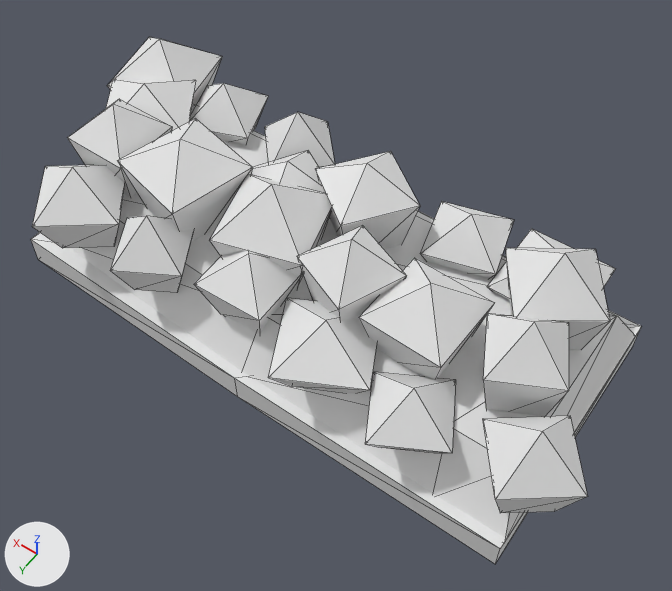
Before and after pictures for a commit that changed the glTF model assets/models/work-row-green.glb.
The view is the same before and after, from a 50 mm lens placed at (-1.24, 1.67, 2.7), pointed at (-0.12, 0.09, 0.22). Lighting does not change. The marker at lower left points along +X, +Y and +Z. The older version comes first. Mesh edges are drawn as thin lines. Vertices at exactly the same position are counted once.

Objects in the first picture: 'work-row-green'.
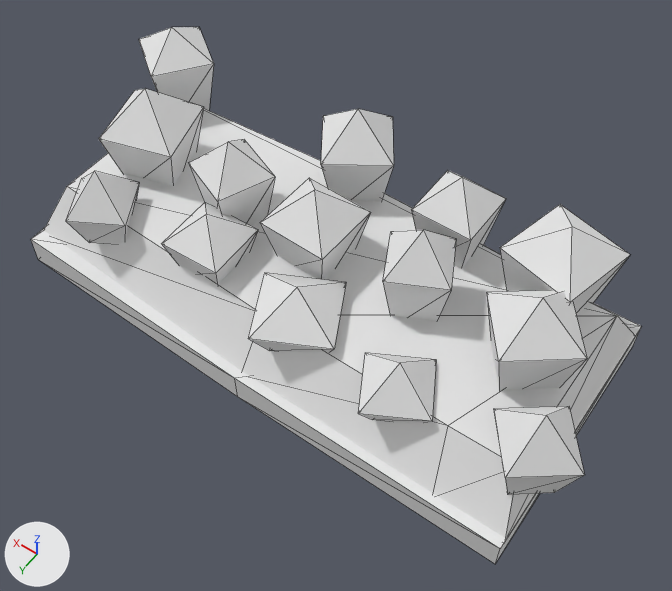
Changed parts and their boxes [x1, y1, x2, y2] in the pictures (672 x 591 px; the box of a moved part takes in the faces that stretch with it):
'work-row-green', reshaped: before [31, 37, 641, 564]; after [31, 27, 641, 564]
part 1 of me_work_row_green, moved or reshaped: before [483, 416, 588, 513]; after [494, 406, 585, 494]
part 2 of me_work_row_green, moved or reshaped: before [365, 372, 456, 453]; after [358, 353, 436, 423]
part 3 of me_work_row_green, moved or reshaped: before [268, 298, 377, 394]; after [248, 273, 346, 352]
part 4 of me_work_row_green, moved or reshaped: before [194, 250, 303, 334]; after [162, 202, 258, 285]
part 5 of me_work_row_green, moved or reshaped: before [110, 216, 194, 293]; after [66, 171, 139, 245]
part 6 of me_work_row_green, moved or reshaped: before [297, 225, 407, 321]; after [487, 290, 587, 390]
part 7 of me_work_row_green, moved or reshaped: before [483, 313, 569, 417]; after [383, 230, 456, 321]
part 8 of me_work_row_green, moved or reshaped: before [359, 258, 495, 380]; after [260, 178, 371, 279]
part 9 of me_work_row_green, moved or reshaped: before [315, 151, 420, 249]; after [500, 204, 630, 315]
part 10 of me_work_row_green, rebuilt (27% taller): before [420, 201, 514, 278]; after [411, 170, 506, 268]
part 11 of me_work_row_green, rebuilt (34% narrower, 14% taller): before [107, 37, 222, 110]; after [139, 27, 214, 110]
part 12 of me_work_row_green, rebuilt: before [68, 99, 172, 198]; after [99, 89, 204, 186]
part 13 of me_work_row_green, deleted: before [505, 248, 610, 350]
part 14 of me_work_row_green, deleted: before [487, 229, 615, 299]
part 15 of me_work_row_green, deleted: before [265, 112, 335, 168]
part 16 of me_work_row_green, deleted: before [189, 83, 268, 145]
part 17 of me_work_row_green, deleted: before [32, 165, 124, 248]
part 18 of me_work_row_green, moved or reshaped: before [106, 80, 331, 290]; after [189, 109, 394, 226]

The change, as a list of edits to the scene's bpy script:
```text
Change me_work_row_green:
    used by ob_work_row_green; location = (0.0, 0.0, 0.0)
    remove me_work_row_green.from_pydata(...)  # 215 vertices, 371 faces; spans x -1.15..1.16, y -0.5..0.55, z 0.0..0.64
    add me_work_row_green.from_pydata(...)  # 152 vertices, 259 faces; spans x -1.11..1.07, y -0.5..0.5, z 0.0..0.64
    me_work_row_green part 1: the loose piece of 9 vertices spanning x -1.15..-0.8, y 0.18..0.52, z 0.22..0.55 is scaled about its middle by (0.875, 0.875, 1), then moved by (0.01, -0.05, 0.0)
    me_work_row_green part 2: the loose piece of 9 vertices spanning x -0.77..-0.43, y 0.2..0.54, z 0.22..0.44 is scaled about the mesh origin by (0.875, 0.875, 1)
    me_work_row_green part 3: the loose piece of 9 vertices spanning x -0.46..-0.05, y 0.13..0.54, z 0.22..0.46 is scaled about its middle by (0.875, 0.875, 1), then moved by (0.15, -0.05, 0.0)
    me_work_row_green part 4: the loose piece of 9 vertices spanning x -0.06..0.2, y 0.16..0.43, z 0.22..0.5 is scaled about its middle by (0.875, 0.875, 1), then moved by (0.21, -0.05, 0.0)
    me_work_row_green part 5: the loose piece of 9 vertices spanning x 0.27..0.59, y 0.2..0.52, z 0.22..0.51 is scaled about its middle by (0.875, 0.875, 1), then moved by (0.28, -0.05, 0.0)
    me_work_row_green part 6: the loose piece of 9 vertices spanning x -0.38..-0.06, y 0.0..0.31, z 0.22..0.64 is turned -29.9 degrees about the z axis through its middle, then moved by (-0.56, -0.14, 0.0)
    me_work_row_green part 7: the loose piece of 9 vertices spanning x -0.96..-0.65, y -0.05..0.27, z 0.22..0.64 is scaled about its middle by (0.875, 0.875, 1), then moved by (0.43, -0.11, 0.0)
    me_work_row_green part 8: the loose piece of 9 vertices spanning x -0.64..-0.33, y -0.02..0.28, z 0.22..0.59 is scaled about its middle by (0.875, 0.875, 1), then moved by (0.5, -0.11, 0.0)
    me_work_row_green part 9: the loose piece of 9 vertices spanning x -0.26..0.12, y -0.33..0.04, z 0.22..0.62 is turned 22.3 degrees about the z axis through its middle and scaled by 1.04, then moved by (-0.66, -0.12, 0.01)
    me_work_row_green part 10: the loose piece of 9 vertices spanning x -0.55..-0.23, y -0.45..-0.13, z 0.22..0.46 is rebuilt with 9 vertices and now spans x -0.46..-0.23, y -0.39..-0.17, z 0.22..0.62
    me_work_row_green part 11: the loose piece of 9 vertices spanning x 0.77..1.16, y -0.5..-0.11, z 0.22..0.56 is rebuilt with 9 vertices and now spans x 0.74..1.07, y -0.48..-0.15, z 0.22..0.62
    me_work_row_green part 12: the loose piece of 9 vertices spanning x 0.66..0.92, y -0.02..0.24, z 0.22..0.62 is rebuilt with 9 vertices and now spans x 0.57..0.91, y -0.17..0.18, z 0.22..0.64
    me_work_row_green part 13: the loose piece of 9 vertices spanning x -0.95..-0.57, y -0.35..0.04, z 0.22..0.64 is deleted
    me_work_row_green part 14: the loose piece of 9 vertices spanning x -0.86..-0.54, y -0.47..-0.16, z 0.22..0.45 is deleted
    me_work_row_green part 15: the loose piece of 9 vertices spanning x 0.15..0.48, y -0.46..-0.13, z 0.22..0.53 is deleted
    me_work_row_green part 16: the loose piece of 9 vertices spanning x 0.51..0.83, y -0.46..-0.15, z 0.22..0.49 is deleted
    me_work_row_green part 17: the loose piece of 9 vertices spanning x 0.57..0.97, y 0.15..0.55, z 0.22..0.52 is deleted
    me_work_row_green part 18: 36 vertices removed from x -0.09..1.08, y -0.31..0.32, z 0.22..0.64; 18 vertices added at x -0.08..0.48, y -0.5..0.18, z 0.22..0.64
```
